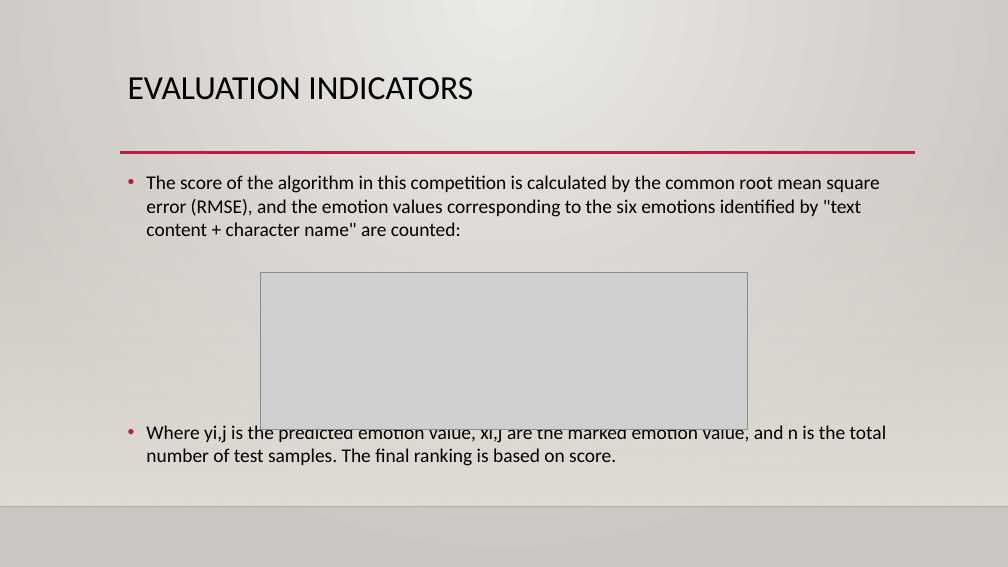
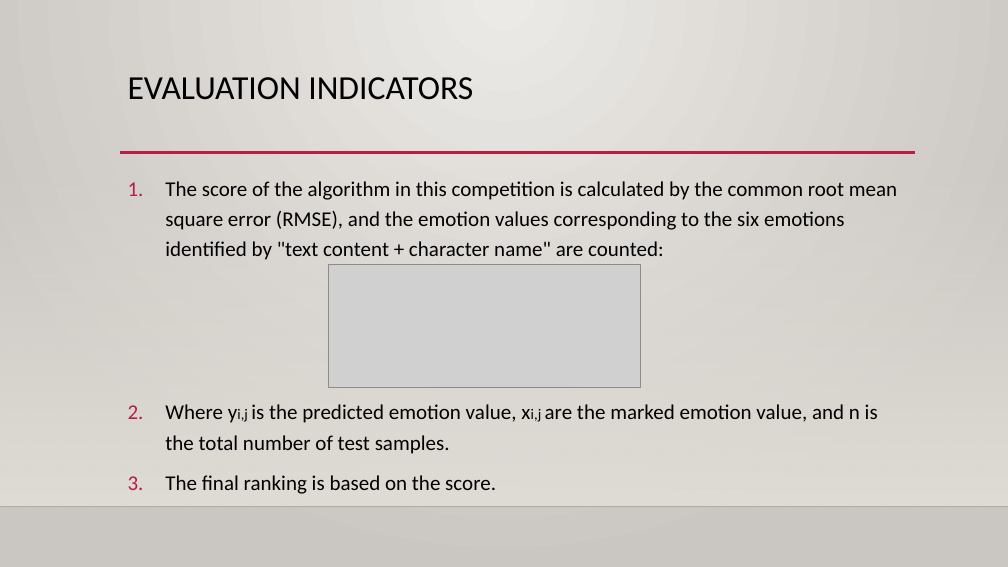
Before and after one commit to ErinYY/IIT-CS584-course-project-script_emotion, a slide deck: slide 6 of CS584_Team39_Presentation1.pptx. Drawn at 1008x567 pixels with LibreOffice and Linux fonts; fonts in the diff are those of the drawing; grey boxes stand for pictures; background and template pictures are left out. Boxes give left, top, right and bottom in pixels: in the first picture for what was removed or moved away, otherwise in the second. Text is boxed around its words. In the diff, an @@ line names an element or a change of style, - is before the commit and + after.

```diff
--- a/CS584_Team39_Presentation1.pptx
+++ b/CS584_Team39_Presentation1.pptx
@@ text at <box>165,181,897,260</box>: size 18.5 to 20 pt in "The score of the algorithm in this ..."; bullet • to 1.; line spacing 1 to 1.2 @@
@@ picture: place and size @@
-picture at <box>261,273,748,430</box>
+picture at <box>329,265,641,388</box>
@@ text at <box>165,404,878,494</box>: text changed; size 18.5 to 20 pt @@
-• Where yi,j is the predicted emotion value, xi,j are the marked emotion value, and n is the total number of test samples. The final ranking is based on score.
+2. Where yi,j is the predicted emotion value, xi,j are the marked emotion value, and n is the total number of test samples.
+3. The final ranking is based on the score.
```
Also in this commit, not shown: 4 other slides changed, 5 slides removed.
